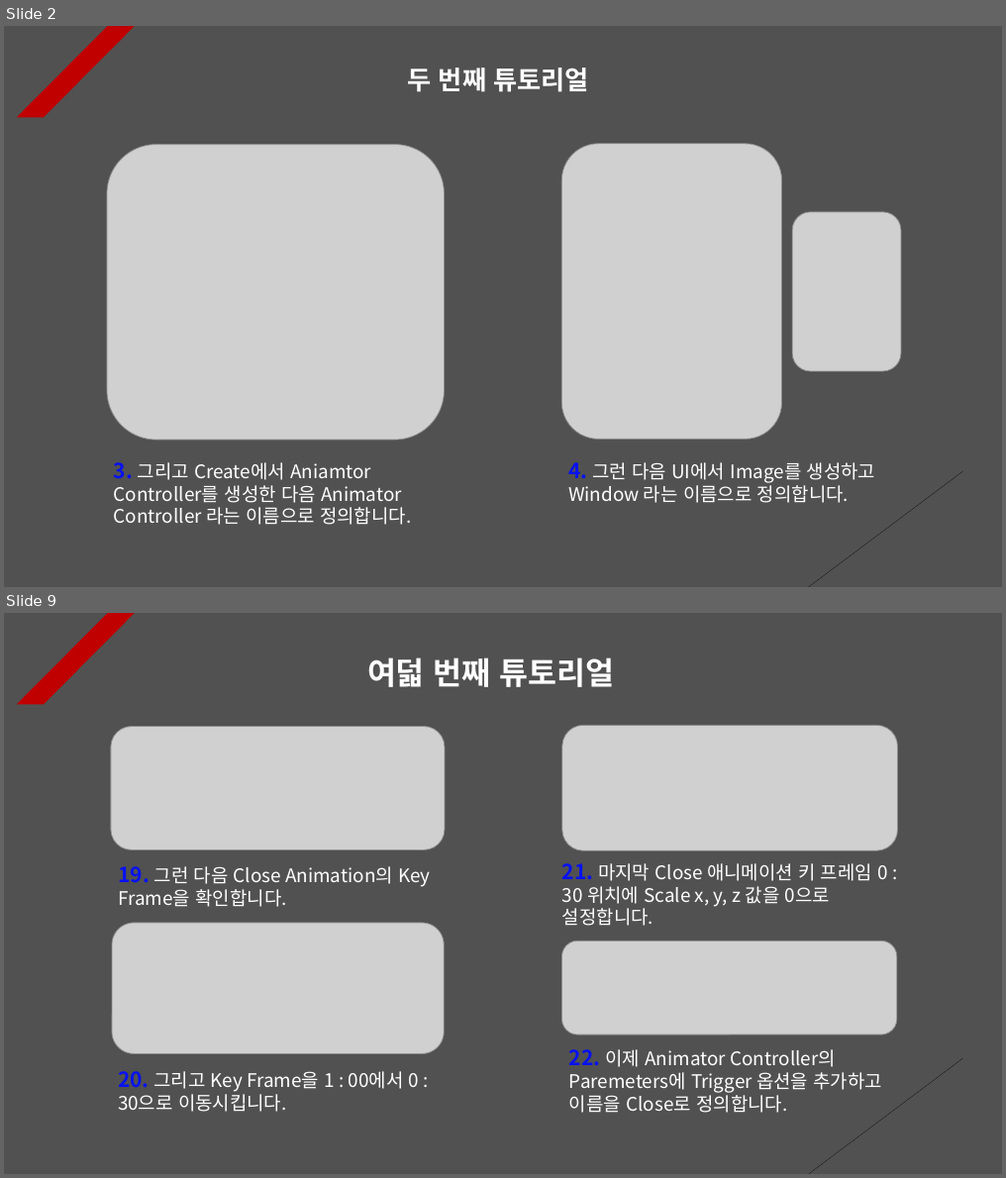
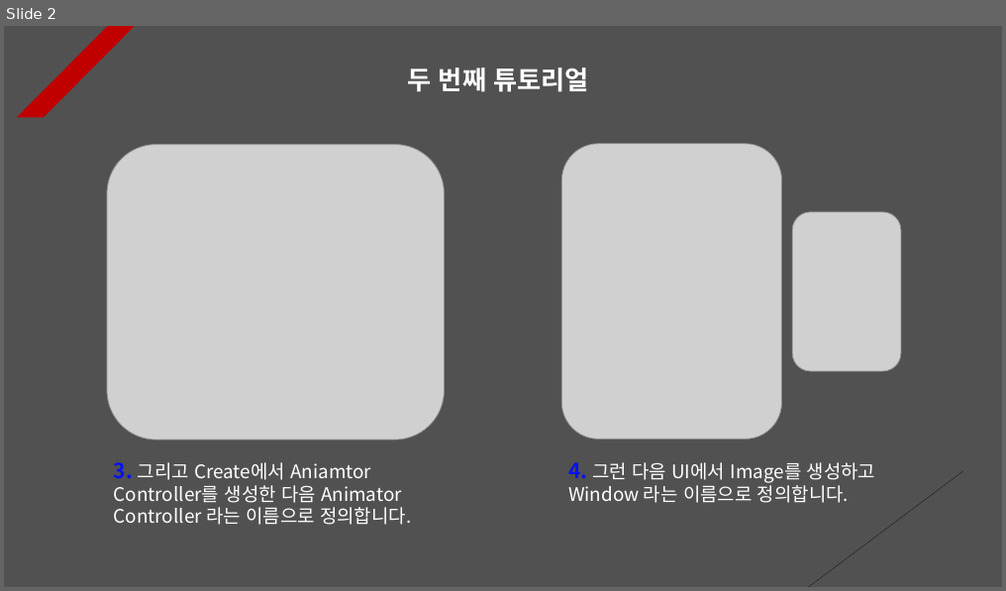
Before and after one commit to Unity2033/3D-UnityEngine, a slide deck: Assets/Animation Clip/PPT Data/Animation Clip Example.pptx. Shown one above the other, each under a label of ours: slides 2 and 9 before the commit, slide 2 after it; the slides between them are not shown. The pictures are 1006x1178 and 1006x591 pixels, drawn with LibreOffice and Linux fonts; fonts in the diff are those of the drawing; grey boxes stand for pictures. Boxes give left, top, right and bottom in pixels: in the first picture for what was removed or moved away, otherwise in the second. Text is boxed around its words. In the diff, an @@ line names an element or a change of style, - is before the commit and + after.

```diff
--- a/Assets/Animation Clip/PPT Data/Animation Clip Example.pptx
+++ b/Assets/Animation Clip/PPT Data/Animation Clip Example.pptx
@@ slide 9 removed at <box>4,613,1002,1174</box>, background #515151; not listed: 2 template elements that a slide beside it also shows @@
@@ text removed at <box>367,658,615,687</box> @@
-여덟 번째 튜토리얼
@@ picture removed at <box>111,727,445,851</box> @@
@@ picture removed at <box>562,725,898,851</box> @@
@@ text removed at <box>118,866,430,907</box> @@
-19. 그런 다음 Close Animation의 Key Frame을 확인합니다.
@@ text removed at <box>562,863,887,926</box> @@
-21. 마지막 Close 애니메이션 키 프레임 0 : 30 위치에 Scale x, y, z 값을 0으로 설정합니다.
@@ picture removed at <box>112,923,444,1054</box> @@
@@ picture removed at <box>561,941,896,1035</box> @@
@@ text removed at <box>569,1050,883,1113</box> @@
-22. 이제 Animator Controller의 Paremeters에 Trigger 옵션을 추가하고 이름을 Close로 정의합니다.
@@ text removed at <box>118,1071,419,1112</box> @@
-20. 그리고 Key Frame을 1 : 00에서 0 : 30으로 이동시킵니다.
```
Also in this commit, not shown: 6 slides changed, 2 slides added, 1 other slide removed, 27 other files.
